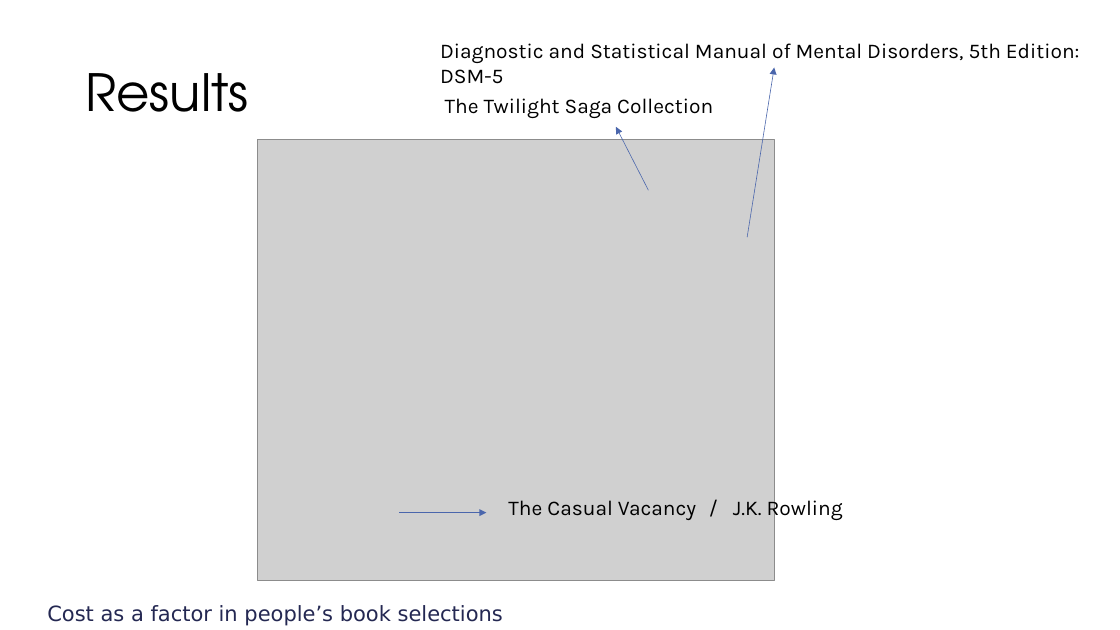
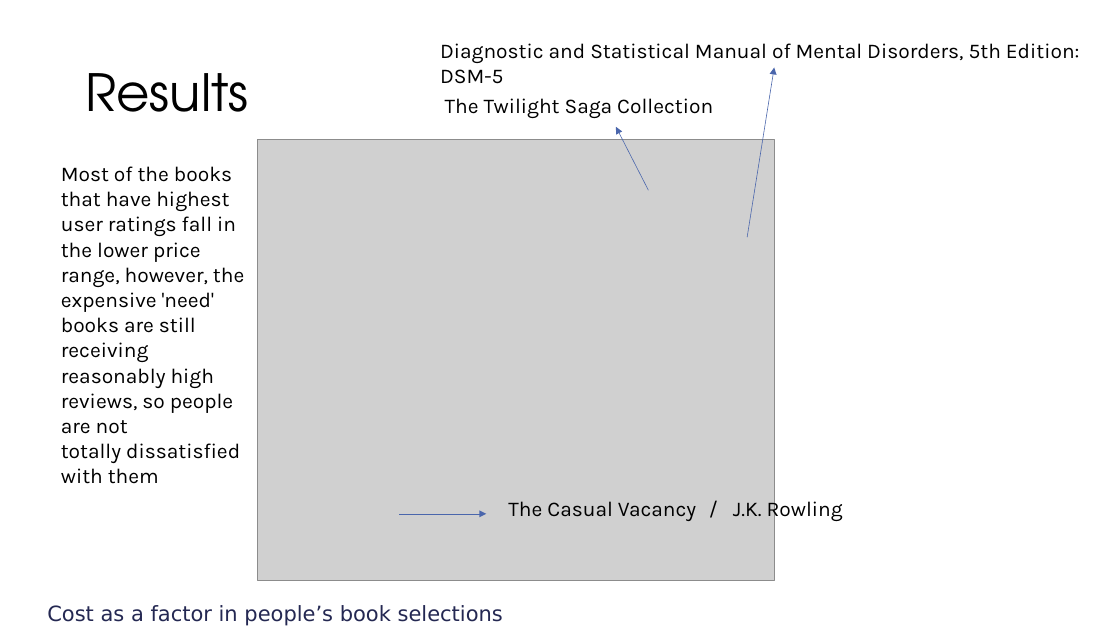
Before and after one commit to learningsCCM/Final-Project, a slide deck: slide 13 of FinalProjectPresentation.pptx. Drawn at 1120x630 pixels with LibreOffice and Linux fonts; fonts in the diff are those of the drawing; grey boxes stand for pictures. Boxes give left, top, right and bottom in pixels: in the first picture for what was removed or moved away, otherwise in the second. Text is boxed around its words. In the diff, an @@ line names an element or a change of style, - is before the commit and + after.

```diff
--- a/FinalProjectPresentation.pptx
+++ b/FinalProjectPresentation.pptx
@@ text added at (x1=61, y1=166, x2=244, y2=484), 18 pt, text #000000 @@
+Most of the books that have highest user ratings fall in the lower price range, however, the expensive 'need' books are still receiving reasonably high reviews, so people are not
+totally dissatisfied with them
```
Also in this commit, not shown: 10 other slides changed.
